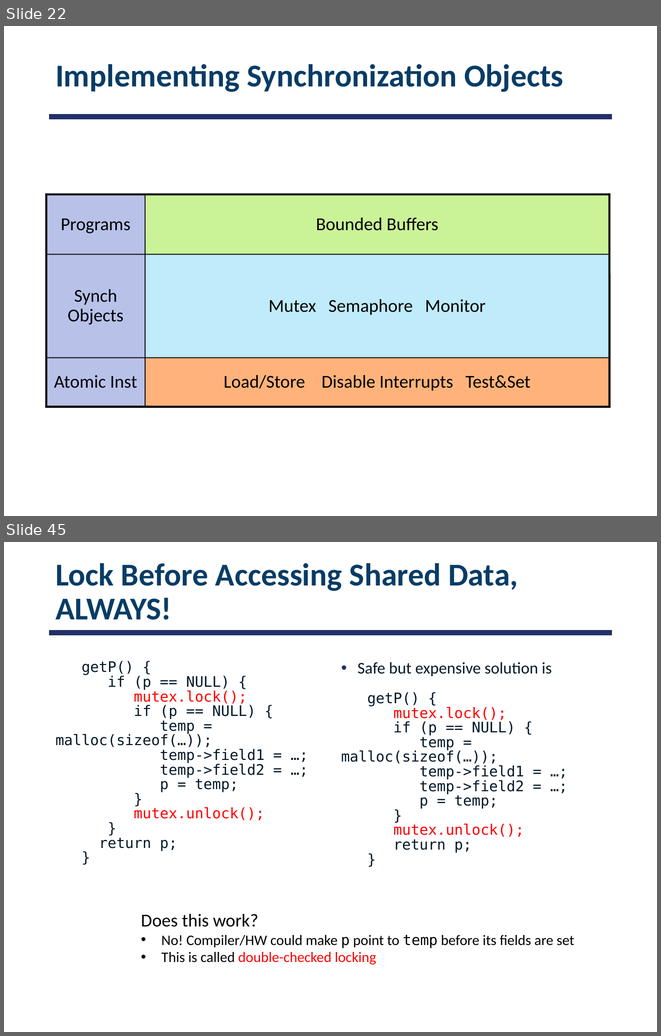
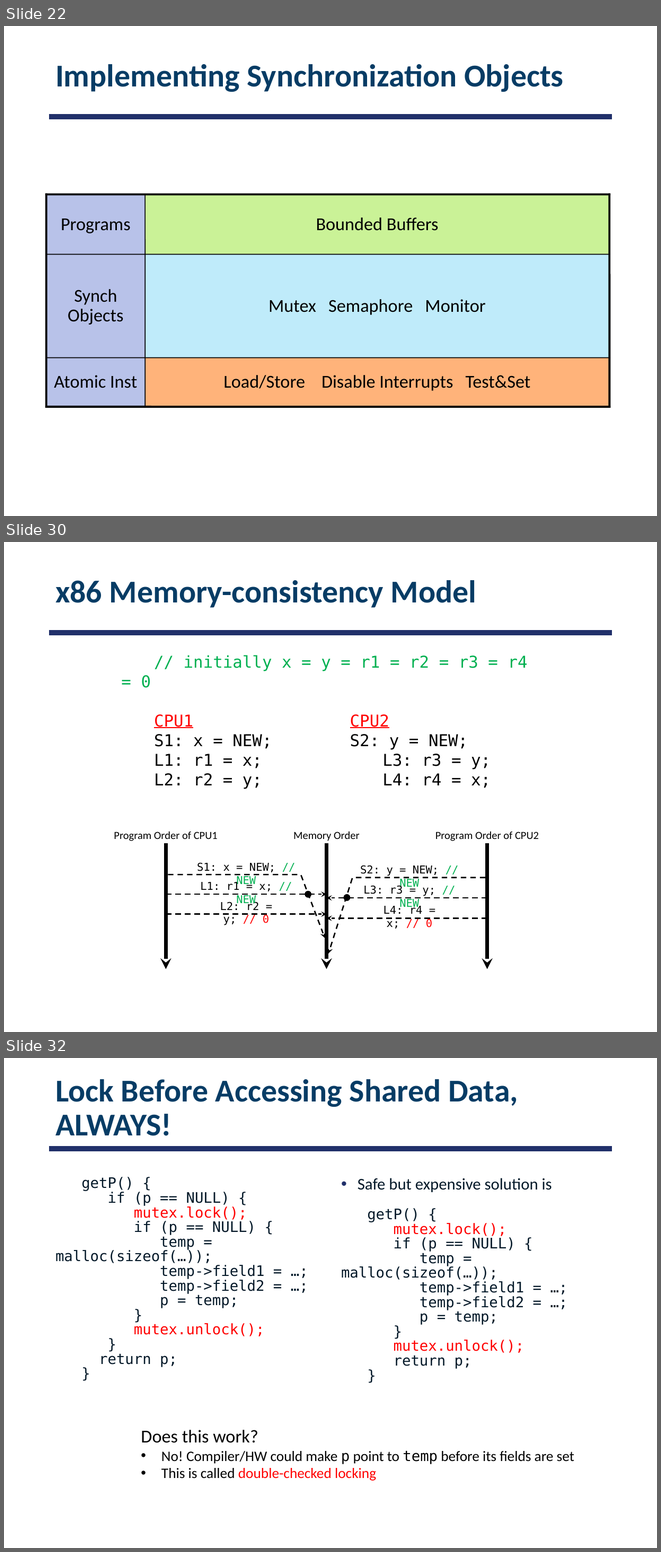
Before and after one commit to smajidzahedi/ECE350, a slide deck: Lectures/03-multithreaded.pptx. Shown one above the other, each under a label of ours: slides 22 and 45 before the commit, slides 22, 30 and 32 after it; the slides between them are not shown. The pictures are 661x1036 and 661x1552 pixels, drawn with LibreOffice and Linux fonts; fonts in the diff are those of the drawing. Boxes give left, top, right and bottom in pixels: in the first picture for what was removed or moved away, otherwise in the second. Text is boxed around its words. In the diff, an @@ line names an element or a change of style, - is before the commit and + after.

```diff
--- a/Lectures/03-multithreaded.pptx
+++ b/Lectures/03-multithreaded.pptx
@@ slide 30 added at bbox=[4, 542, 657, 1032], background #FFFFFF; not listed: 1 template element that a slide beside it also shows @@
@@ title added at bbox=[55, 580, 476, 608], 35 pt, text #073C65, bold @@
+x86 Memory-consistency Model
@@ text added at bbox=[141, 655, 528, 788], 18 pt, text #000000 @@
+// initially x = y = r1 = r2 = r3 = r4 = 0
+CPU1 CPU2
+S1: x = NEW; S2: y = NEW;
+L1: r1 = x; L3: r3 = y;
+L2: r2 = y; L4: r4 = x;
@@ group added at bbox=[114, 831, 539, 969]: 3 texts, 3 arrows @@
+Memory Order
+Program Order of CPU1
+Program Order of CPU2
@@ freeform shape added at bbox=[168, 874, 325, 938], outline #000000 1.5 pt dashed @@
@@ text added at bbox=[197, 862, 275, 886], 12 pt, text #000000 @@
+S1: x = NEW; // NEW
@@ text added at bbox=[360, 865, 439, 889], 12 pt, text #000000 @@
+S2: y = NEW; // NEW
@@ text added at bbox=[200, 881, 272, 906], 12 pt, text #000000 @@
+L1: r1 = x; // NEW
@@ ellipse added at bbox=[305, 891, 311, 897], fill #000000, outline #000000 1 pt @@
@@ freeform shape added at bbox=[328, 877, 485, 953], outline #000000 1.5 pt dashed @@
@@ text added at bbox=[363, 884, 435, 909], 12 pt, text #000000 @@
+L3: r3 = y; // NEW
@@ arrow added from (166, 894) to (327, 894), #000000 1.5 pt dashed @@
@@ text added at bbox=[220, 901, 269, 925], 12 pt, text #000000 @@
+L2: r2 = y; // 0
@@ arrow added from (487, 898) to (327, 898), #000000 1.5 pt dashed @@
@@ ellipse added at bbox=[344, 894, 350, 900], fill #000000, outline #000000 1 pt @@
@@ text added at bbox=[383, 905, 432, 928], 12 pt, text #000000 @@
+L4: r4 = x; // 0
@@ arrow added from (166, 914) to (327, 914), #000000 1.5 pt dashed @@
@@ arrow added from (487, 918) to (327, 918), #000000 1.5 pt dashed @@
@@ what was slide 45 is now slide 32 @@
```
Also in this commit, not shown: 15 slides changed, 7 other slides added, 1 other file.
